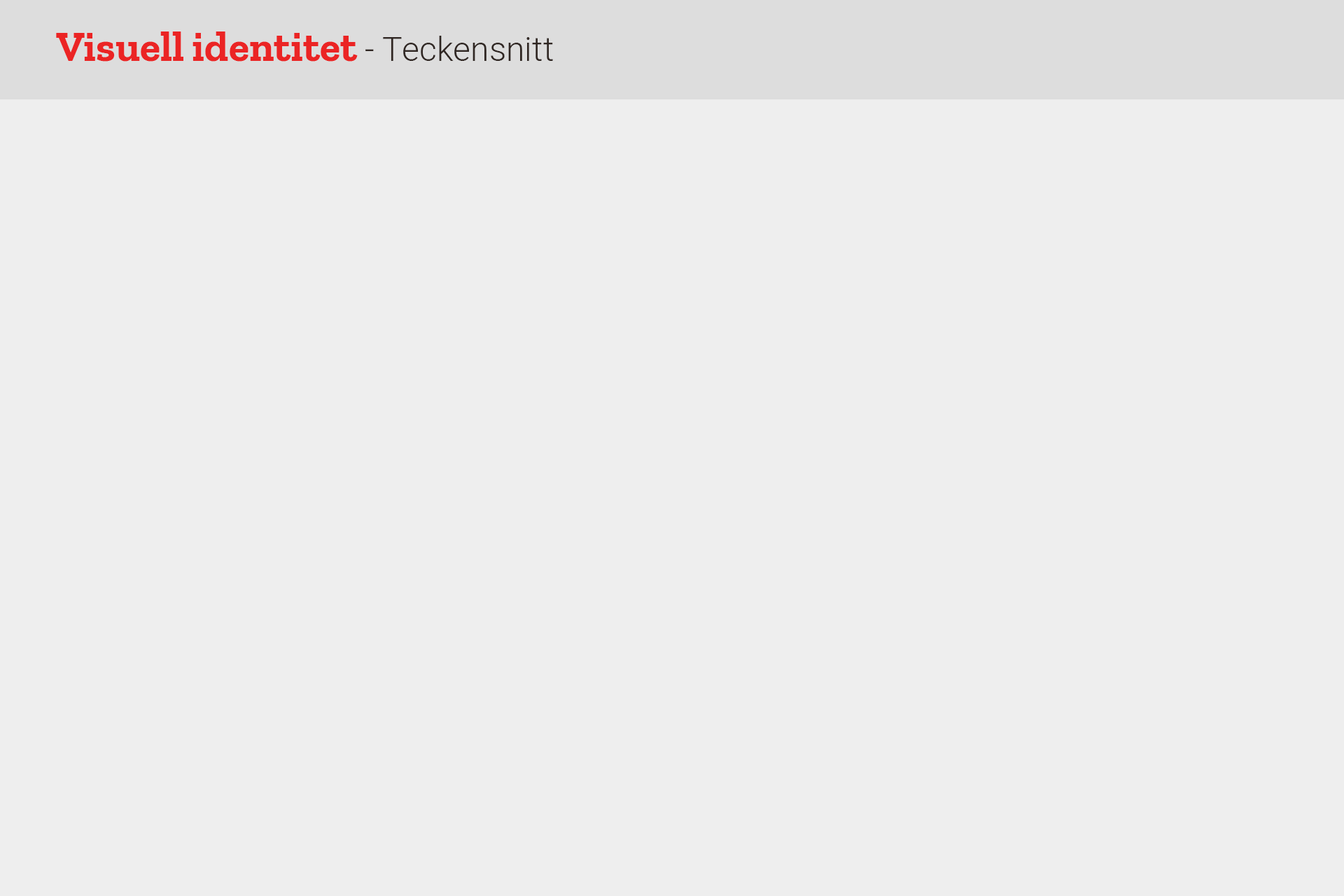
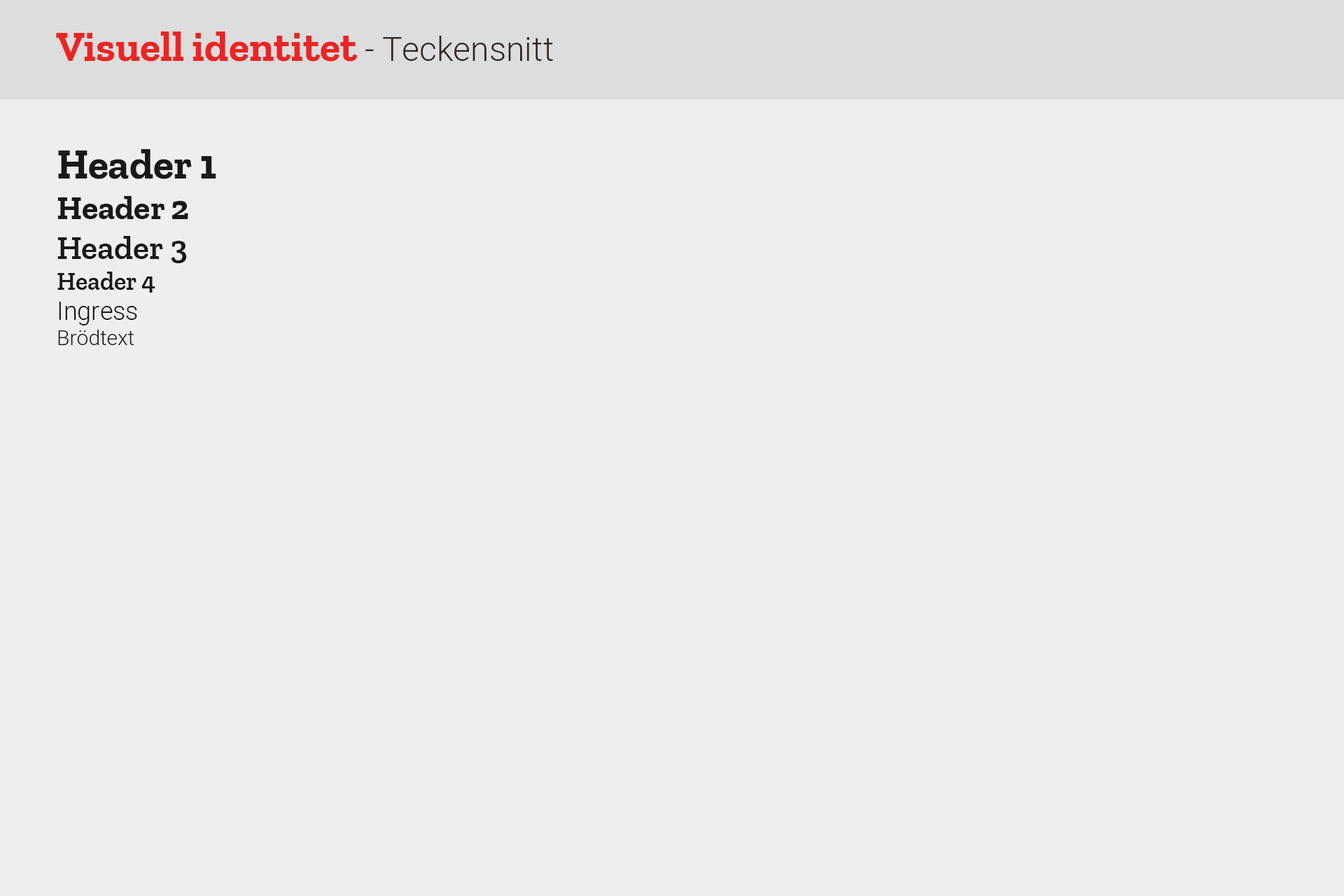
The second 1344x896 image is a revision of the first. Changes to its layers:
added layer "Header 1 Header 2 Header 3 Header 4 Ingress Brödtext" in group "Rityta 1" over box(57, 149, 217, 345)
